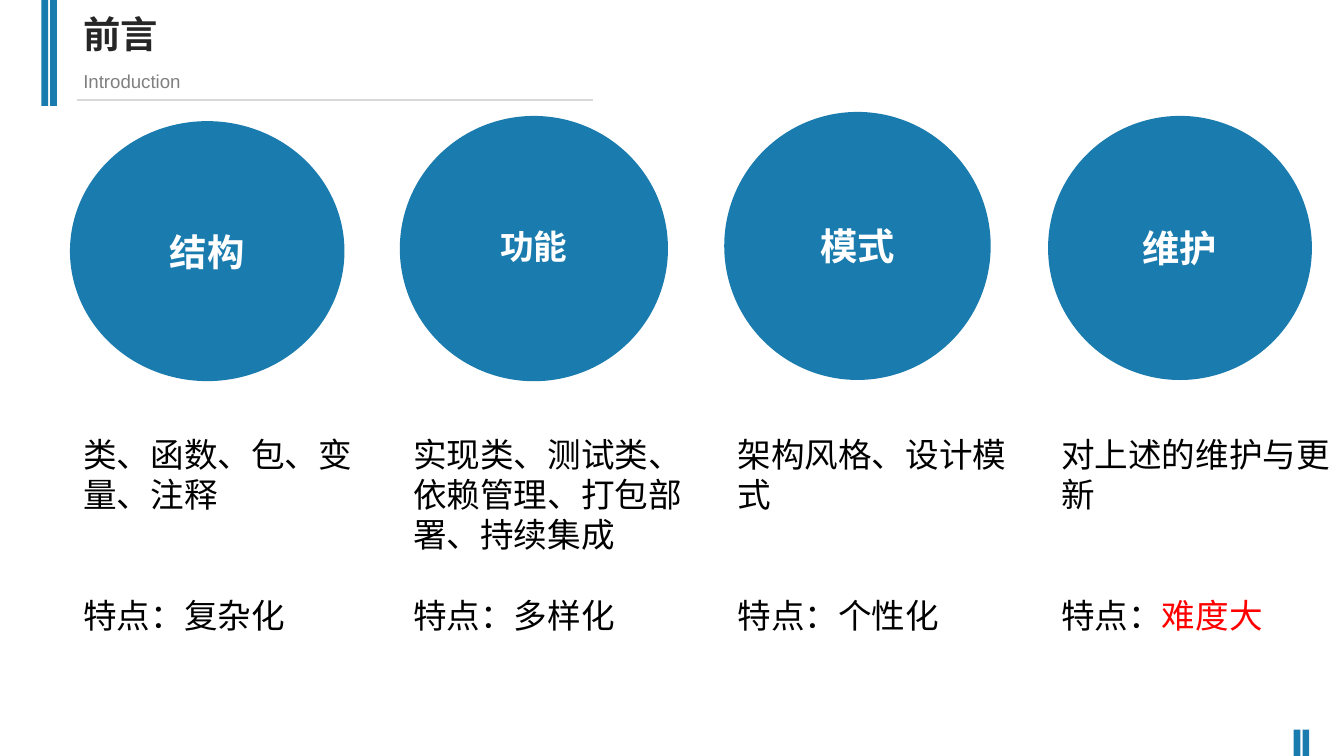
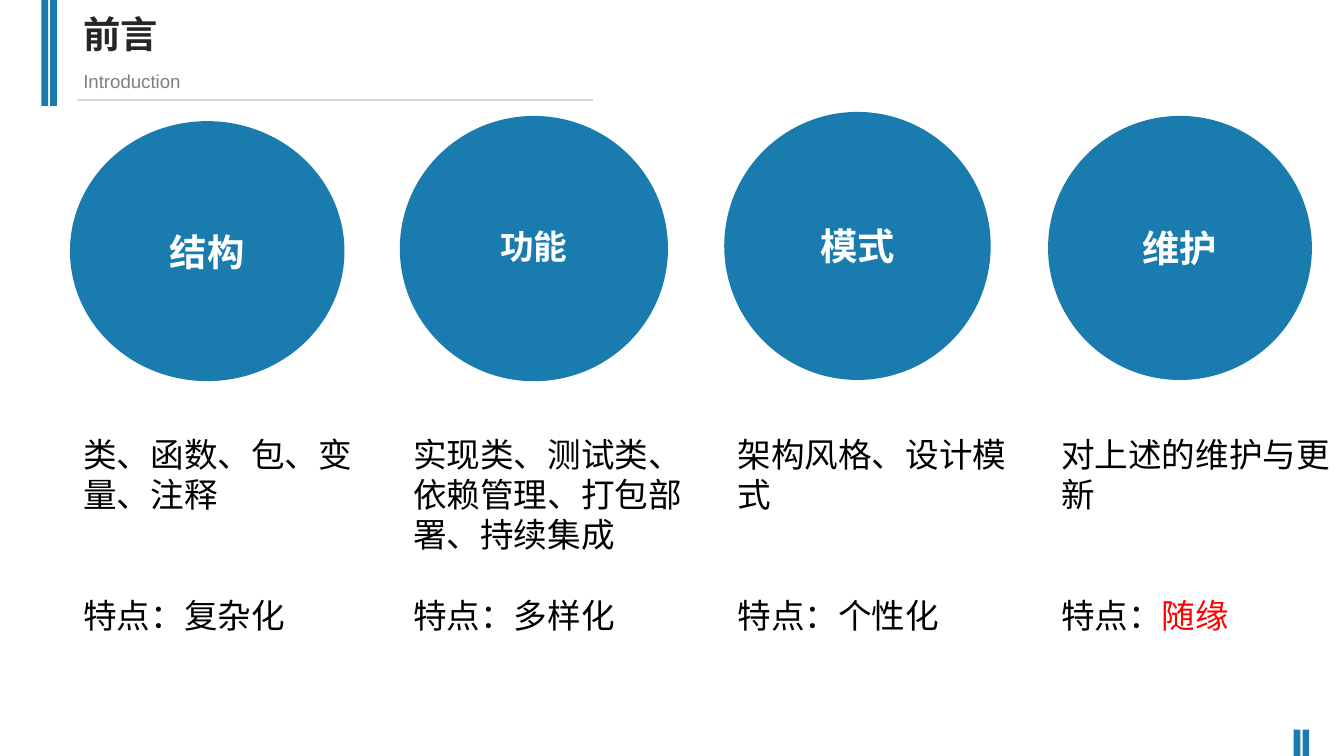
Before and after one commit to czasg/smallStorage, a slide deck: slide 5 of documents/clean_code/陈子昂-数博科技串讲.pptx. Drawn at 1344x756 pixels with LibreOffice and Linux fonts; fonts in the diff are those of the drawing. Boxes give left, top, right and bottom in pixels: in the first picture for what was removed or moved away, otherwise in the second. Text is boxed around its words. In the diff, an @@ line names an element or a change of style, - is before the commit and + after.

```diff
--- a/documents/clean_code/陈子昂-数博科技串讲.pptx
+++ b/documents/clean_code/陈子昂-数博科技串讲.pptx
@@ text at (1061, 599, 1229, 631): text changed @@
-特点：难度大
+特点：随缘
```
Also in this commit, not shown: 5 other slides changed, 1 slide removed, 29 other files.
